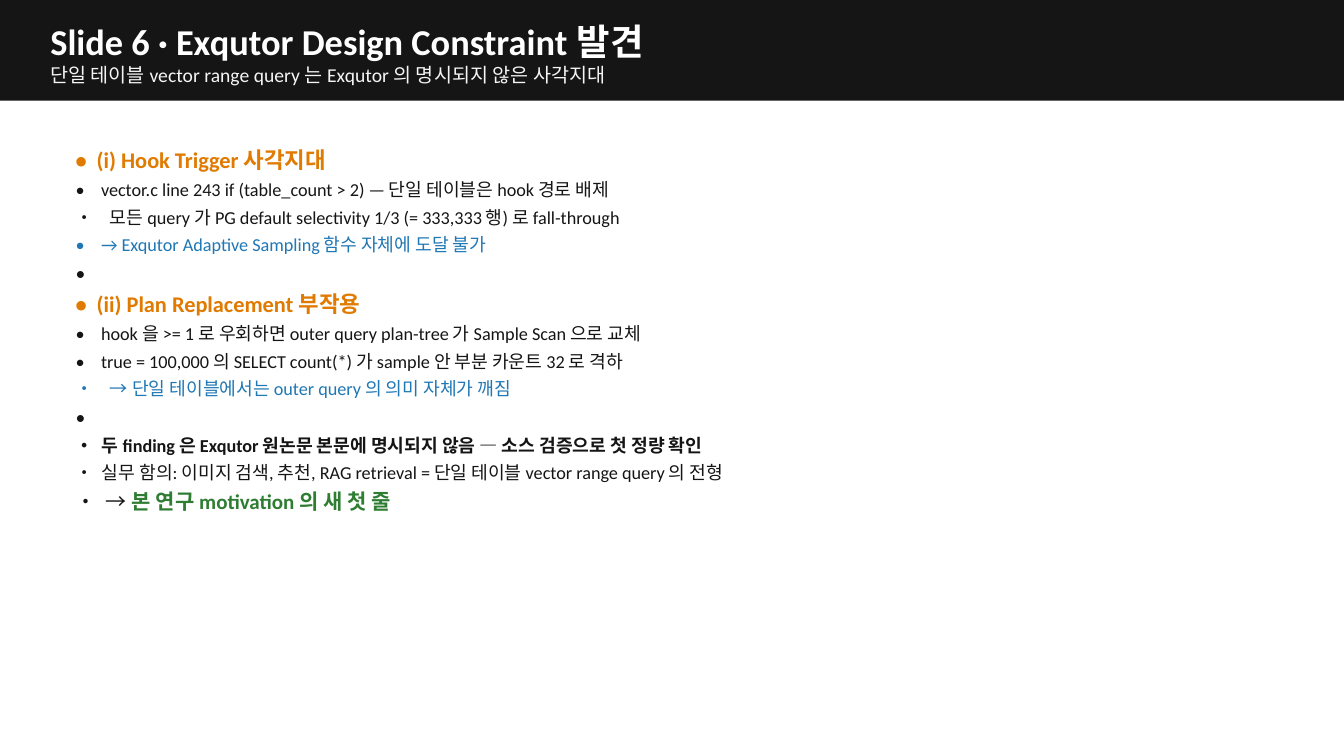
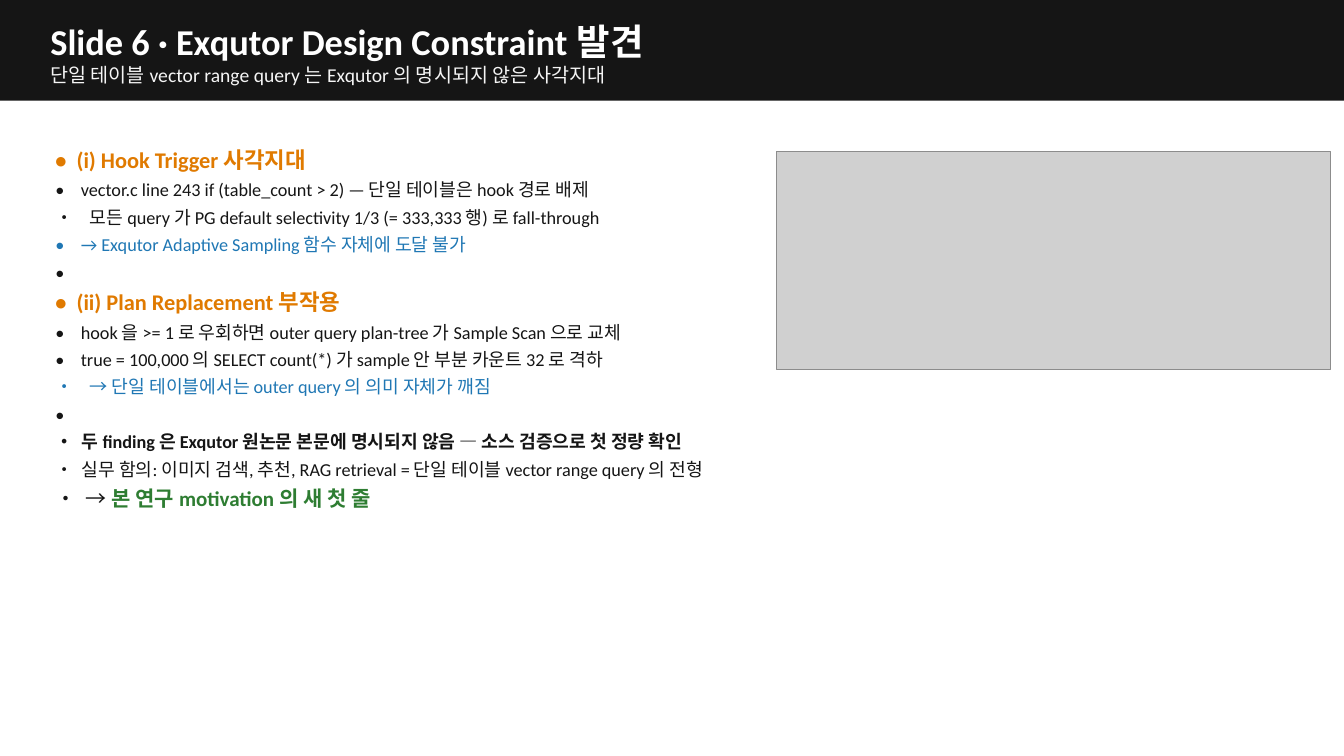
Before and after one commit to johyunbin/Capstone, a slide deck: slide 6 of submission/속도는벡터_중간발표_20260417_0000.pptx. Drawn at 1344x756 pixels with LibreOffice and Linux fonts; fonts in the diff are those of the drawing; grey boxes stand for pictures. Boxes give left, top, right and bottom in pixels: in the first picture for what was removed or moved away, otherwise in the second. Text is boxed around its words. In the diff, an @@ line names an element or a change of style, - is before the commit and + after.

```diff
--- a/submission/속도는벡터_중간발표_20260417_0000.pptx
+++ b/submission/속도는벡터_중간발표_20260417_0000.pptx
@@ text "• (i) Hook Trigger 사각지대": place and size @@
-text "• (i) Hook Trigger 사각지대" at (97,149,723,515)
+text "• (i) Hook Trigger 사각지대" at (77,149,702,511)
@@ text "• (i) Hook Trigger 사각지대" at (77,149,702,511): size 14 to 13 pt in "•", "•" @@
@@ picture added at (776,151,1331,370) @@
```
Also in this commit, not shown: 1 other slide changed, 23 other files.
